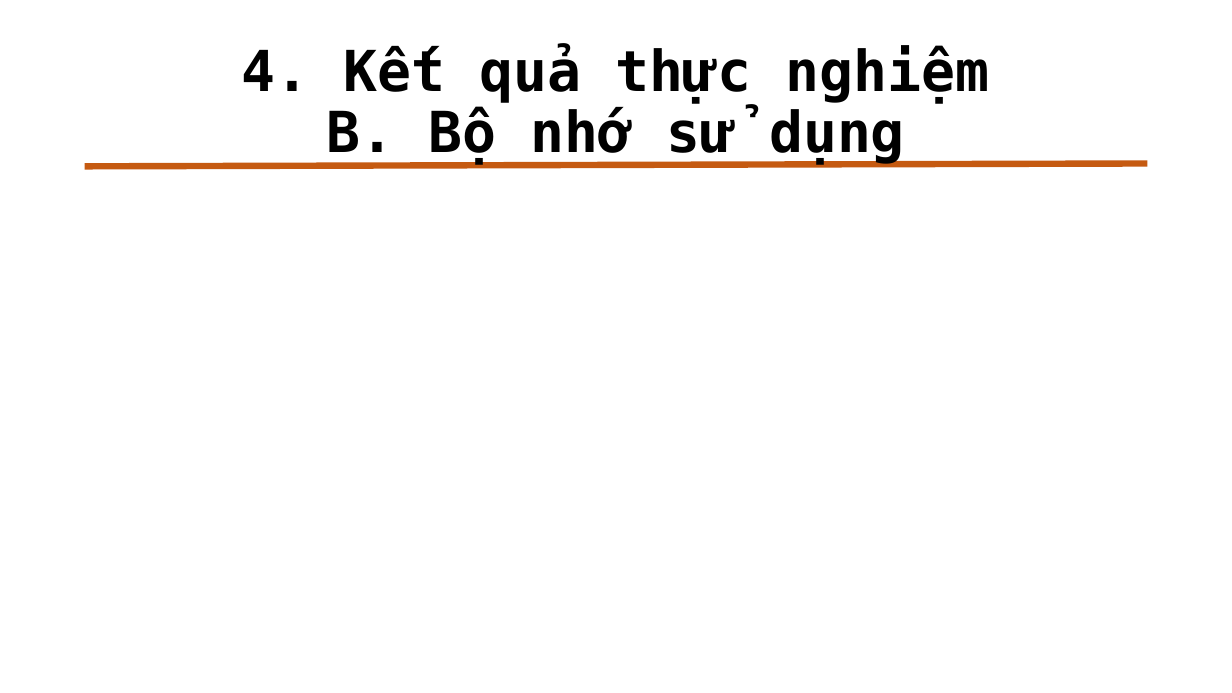
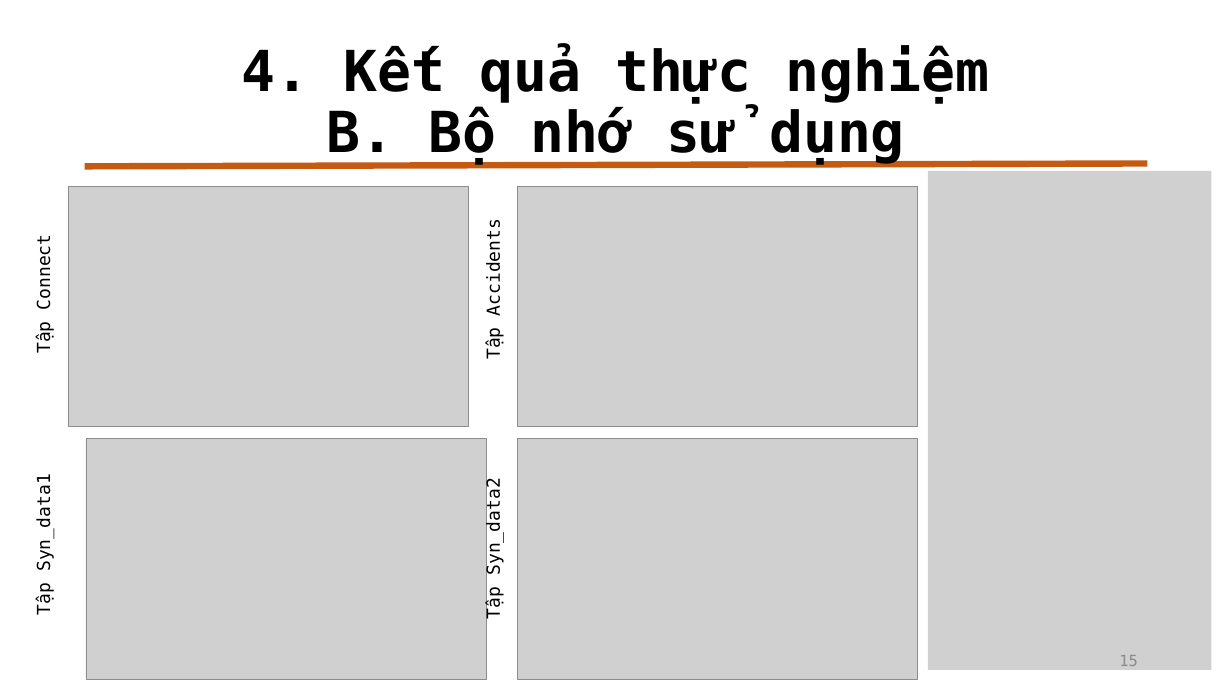
Before and after one commit to duychinhnguyenvn/Mining-Top-K-Co-Occurrence-Items, a slide deck: slide 15 of Slide Bao Cao.pptx. Drawn at 1232x693 pixels with LibreOffice and Linux fonts; fonts in the diff are those of the drawing; grey boxes stand for pictures. Boxes give left, top, right and bottom in pixels: in the first picture for what was removed or moved away, otherwise in the second. Text is boxed around its words. In the diff, an @@ line names an element or a change of style, - is before the commit and + after.

```diff
--- a/Slide Bao Cao.pptx
+++ b/Slide Bao Cao.pptx
@@ picture added at [928,171,1212,670] @@
@@ picture added at [68,187,469,427] @@
@@ picture added at [518,187,918,427] @@
@@ text added at [483,231,504,359], 14 pt, text #000000 @@
+Tập Accidents
@@ text added at [33,241,54,353], 14 pt, text #000000 @@
+Tập Connect
@@ picture added at [86,439,486,679] @@
@@ picture added at [518,439,918,679] @@
@@ text added at [33,485,54,615], 14 pt, text #000000 @@
+Tập Syn_data1
@@ text added at [483,487,504,618], 14 pt, text #000000 @@
+Tập Syn_data2
@@ page number added at [1119,655,1137,671], 12 pt, text #8C8C8C @@
+15
```
Also in this commit, not shown: 17 other slides changed, 1 slide added, 1 other file.
